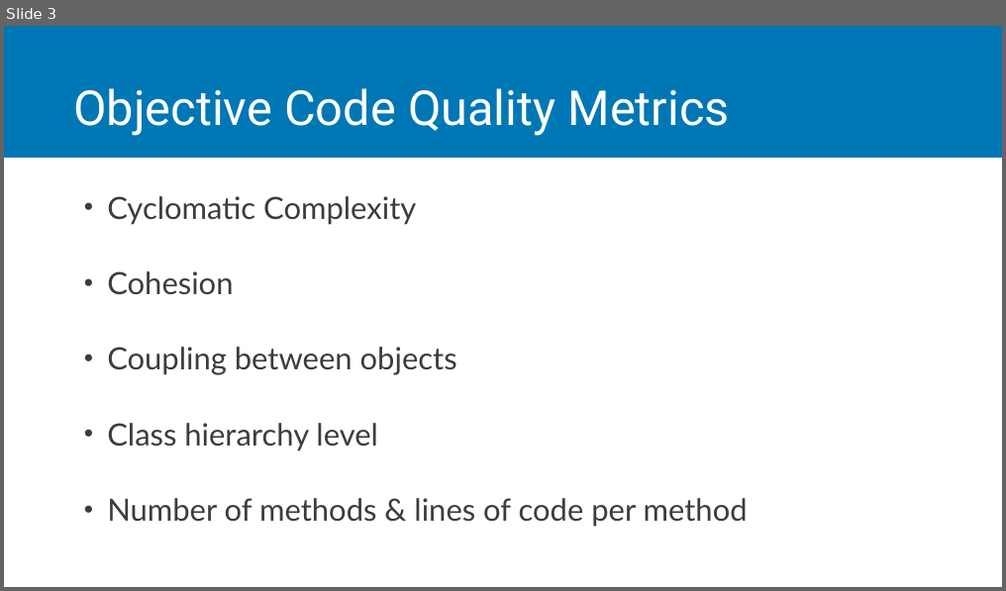
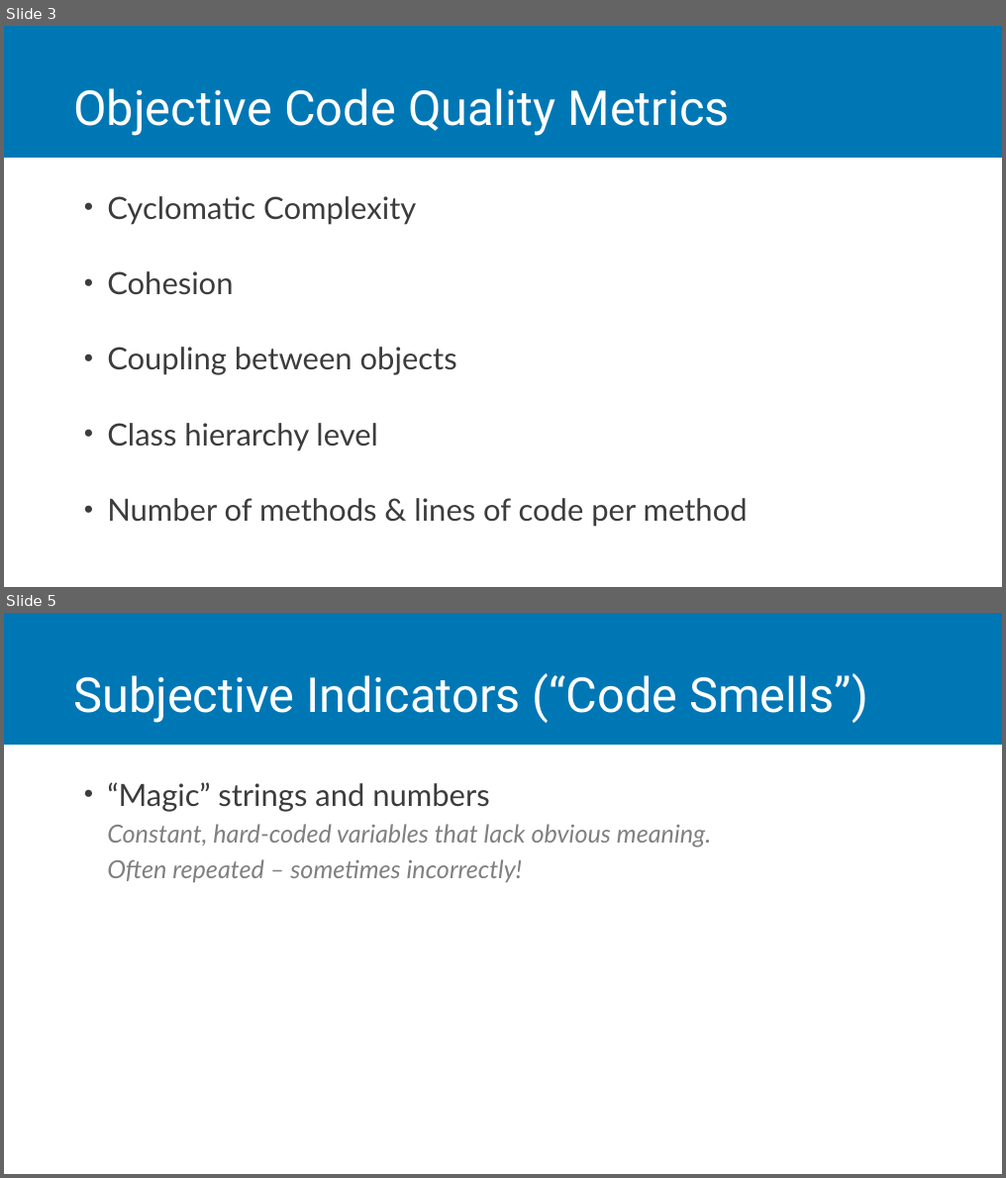
Before and after one commit to jchadwick/CustomizingAspNetMvc, a slide deck: 01_02-CodeSmells.pptx. Shown one above the other, each under a label of ours: slide 3 before the commit, slides 3 and 5 after it; the slides between them are not shown. The pictures are 1006x591 and 1006x1178 pixels, drawn with LibreOffice and Linux fonts; fonts in the diff are those of the drawing. Boxes give left, top, right and bottom in pixels: in the first picture for what was removed or moved away, otherwise in the second. Text is boxed around its words. In the diff, an @@ line names an element or a change of style, - is before the commit and + after.

```diff
--- a/01_02-CodeSmells.pptx
+++ b/01_02-CodeSmells.pptx
@@ slide 5 added at (4,613,1002,1174), background #FFFFFF; not listed: 1 template element that a slide beside it also shows @@
@@ title added at (73,673,868,723), 46.4 pt, text #FFFFFF @@
+Subjective Indicators (“Code Smells”)
@@ text added at (107,782,711,882), 24 pt, text #808080, italic @@
+• “Magic” strings and numbers
+  Constant, hard-coded variables that lack obvious meaning.
+  Often repeated – sometimes incorrectly!
```
Also in this commit, not shown: 2 slides changed, 3 other slides added, 2 other files.
